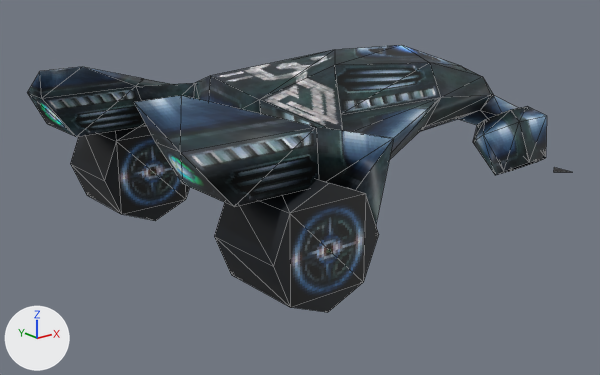
A saved change to the glTF model Models/Cars/Jaero.glb.
Both versions are drawn from a 50 mm lens placed at (-6.36, -7.31, 2.75), pointed at (-0.45, 0.09, -0.21). The lights are fixed; the arrows at lower left show +X, +Y and +Z. The older version comes first. Mesh edges are drawn as thin lines. Vertices at exactly the same position are counted once.

Before the edit, the objects in view are built like this:
```python
me_chassissr0 = bpy.data.meshes.new('ChassisSR0')
me_chassissr0.from_pydata(...)  # 110 vertices, 220 faces; spans x -3.13..2.96, y -1.97..1.97, z -0.37..1.51
me_chassissr0.materials.append(mat_jaero0_g)  # picture img_jaero0
me_wheelrl = bpy.data.meshes.new('WheelRL')
me_wheelrl.from_pydata(...)  # 16 vertices, 28 faces; spans x -0.617..0.618, y -0.457..0.459, z -0.617..0.617
# faces by material slot: [24, 4]
me_wheelrl.materials.append(mat_081017_g)  # black #081018
me_wheelrl.materials.append(mat_jaero0_g)  # picture img_jaero0
me_wheelrr = bpy.data.meshes.new('WheelRR')
me_wheelrr.from_pydata(...)  # 16 vertices, 28 faces; spans x -0.617..0.618, y -0.457..0.459, z -0.617..0.617
# faces by material slot: [24, 4]
me_wheelrr.materials.append(mat_081017_g)  # black #081018
me_wheelrr.materials.append(mat_jaero0_g)  # picture img_jaero0
ob_chassissr0 = bpy.data.objects.new('ChassisSR0', me_chassissr0)
ob_chassissr0.location = (0.0, 0.0, -0.117)
ob_wheelrl = bpy.data.objects.new('WheelRL', me_wheelrl)
ob_wheelrl.location = (-1.833, 1.596, 0.0)
ob_wheelrr = bpy.data.objects.new('WheelRR', me_wheelrr)
ob_wheelrr.location = (-1.833, -1.596, 0.0)
```
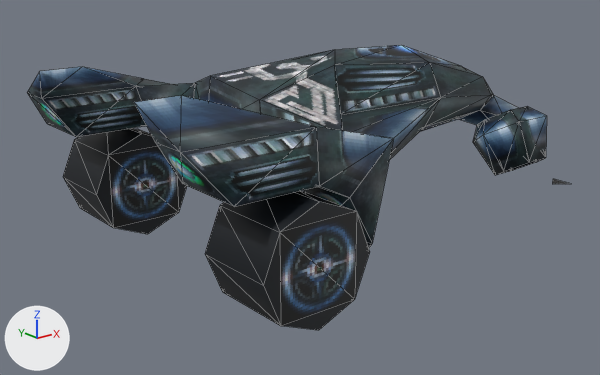
The newer file is also turned or shifted as a whole; pictures and numbers use the older file's frame.

The change, as a list of edits to the scene's bpy script:
```text
Change me_chassissr0:
    where me_chassissr0.from_pydata(...)  # 110 vertices, 220 faces; spans x -3.13..2.96, y -1.97..1.97, z -0.37..1.51
    used by ob_chassissr0; location = (0.0, 0.0, -0.117)
    me_chassissr0 part 1: its shading normals changed
Change ob_wheelrr:
    ob_wheelrr.location: (-1.833, -1.596, 0.0) -> (-1.941, -1.596, -0.146)
Change ob_wheelrl:
    ob_wheelrl.location: (-1.833, 1.596, 0.0) -> (-1.941, 1.596, -0.146)
```

Boxes [x1, y1, x2, y2] around the edits, measured in the pictures (600 x 375 px):
'ChassisSR0', shading changed
    both: [27, 45, 547, 224]
'WheelRR', moved
    before: [214, 179, 379, 312]
    after: [205, 191, 370, 330]
'WheelRL', moved
    before: [70, 126, 190, 221]
    after: [63, 128, 187, 234]
